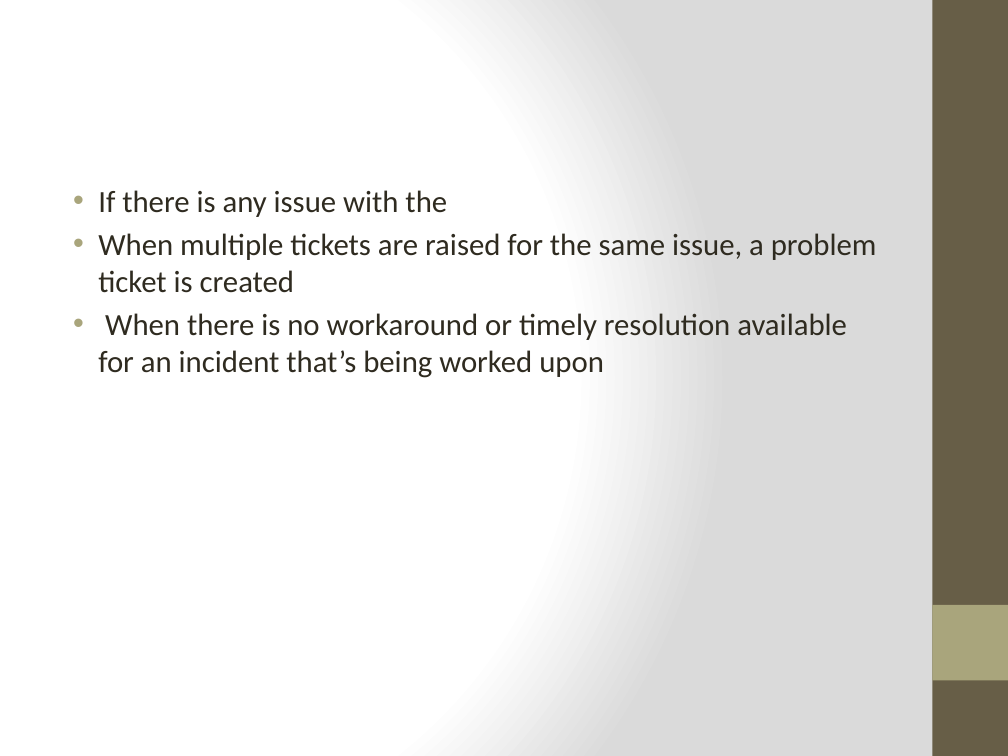
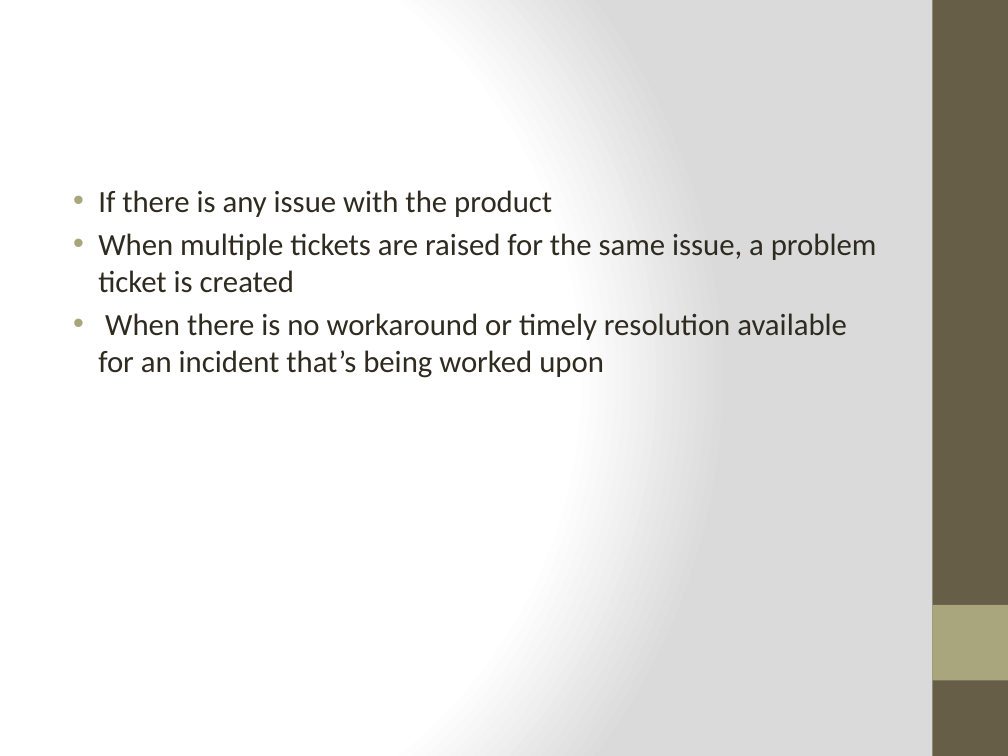
Before and after one commit to Group5LoanApplication/LAp, a slide deck: slide 18 of impm.pptx. Drawn at 1008x756 pixels with LibreOffice and Linux fonts; fonts in the diff are those of the drawing. Boxes give left, top, right and bottom in pixels: in the first picture for what was removed or moved away, otherwise in the second. Text is boxed around its words. In the diff, an @@ line names an element or a change of style, - is before the commit and + after.

```diff
--- a/impm.pptx
+++ b/impm.pptx
@@ text at (x1=98, y1=190, x2=552, y2=217): text changed @@
-• If there is any issue with the
+• If there is any issue with the product
```
Also in this commit, not shown: 2 other slides changed.
